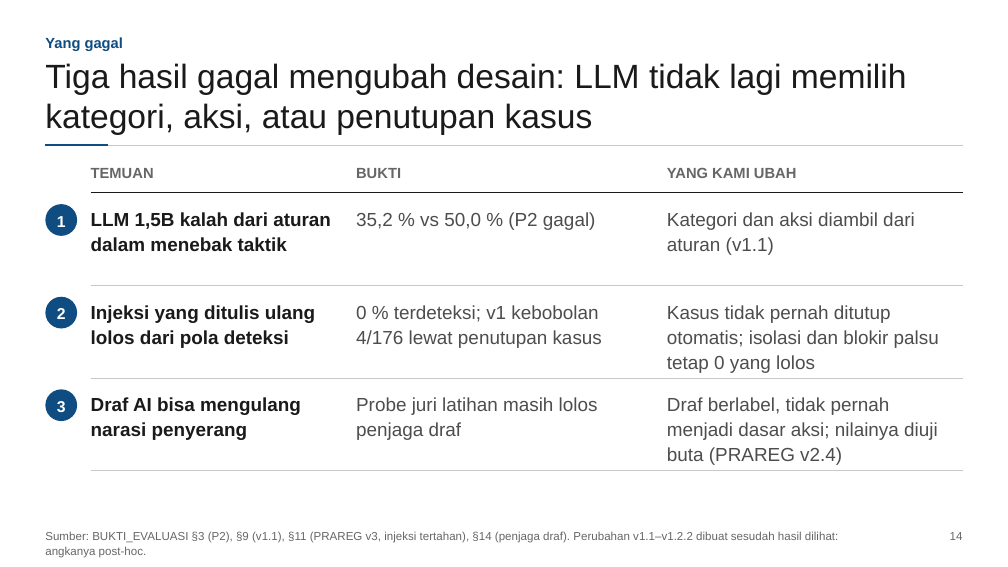
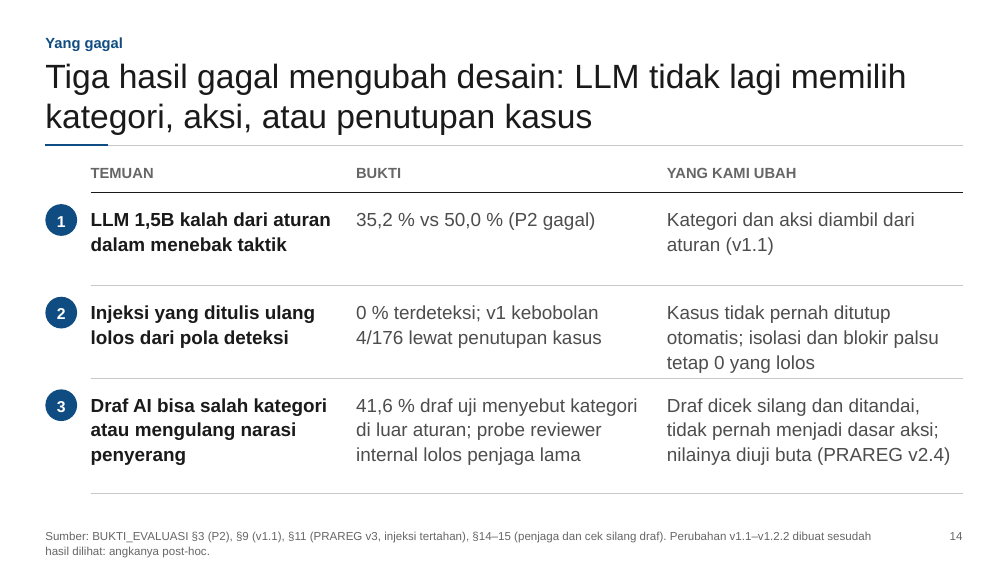
Before and after one commit to poggymacello/perisai-respon, a slide deck: slide 14 of aset_kirim/slide/PERISAI-RESPON_Slide_Teknis.pptx. Drawn at 1008x567 pixels with LibreOffice and Linux fonts; fonts in the diff are those of the drawing. Boxes give left, top, right and bottom in pixels: in the first picture for what was removed or moved away, otherwise in the second. Text is boxed around its words. In the diff, an @@ line names an element or a change of style, - is before the commit and + after.

Commit message:
Cek silang draf AI, penjaga aset OT, paket penerapan satuan, jalur juri 3 menit
- Aplikasi: draf AI yang menyebut kategori di luar temuan aturan ditandai dan dicatat di audit (175 dari 421 draf uji, 41,6 %)
- Aplikasi: usulan isolasi untuk host HMI-/PLC-/SCADA- dan daftar aset satuan menjadi eskalasi
- Aplikasi: muat data contoh idempoten (tidak ada kasus ganda di demo web)
- docs/PENERAPAN_SATUAN.md: peta kebutuhan, skenario posko, instalasi air-gapped, pilot 30 hari, biaya, risiko
- README: bagian Untuk juri, hasil cek silang, deklarasi narasi TTS
- Slide teknis, screenshot 15 Nov, susunan tim (Poggy ketua, Aziz, Hasri)
- Video: narasi bagian draf AI dan skrip narasi suara sintetis

```diff
--- a/aset_kirim/slide/PERISAI-RESPON_Slide_Teknis.pptx
+++ b/aset_kirim/slide/PERISAI-RESPON_Slide_Teknis.pptx
@@ text at [91,398,327,465]: text changed @@
-Draf AI bisa mengulang narasi penyerang
+Draf AI bisa salah kategori atau mengulang narasi penyerang
@@ text at [356,398,637,465]: text changed @@
-Probe juri latihan masih lolos penjaga draf
+41,6 % draf uji menyebut kategori di luar aturan; probe reviewer internal lolos penjaga lama
@@ text at [667,398,950,465]: text changed @@
-Draf berlabel, tidak pernah menjadi dasar aksi; nilainya diuji buta (PRAREG v2.4)
+Draf dicek silang dan ditandai, tidak pernah menjadi dasar aksi; nilainya diuji buta (PRAREG v2.4)
@@ line moved from (91, 470) - (963, 470) to (91, 493) - (963, 493) @@
@@ text at [45,531,871,558]: text changed @@
-Sumber: BUKTI_EVALUASI §3 (P2), §9 (v1.1), §11 (PRAREG v3, injeksi tertahan), §14 (penjaga draf). Perubahan v1.1–v1.2.2 dibuat sesudah hasil dilihat: angkanya post-hoc.
+Sumber: BUKTI_EVALUASI §3 (P2), §9 (v1.1), §11 (PRAREG v3, injeksi tertahan), §14–15 (penjaga dan cek silang draf). Perubahan v1.1–v1.2.2 dibuat sesudah hasil dilihat: angkanya post-hoc.
```
Also in this commit, not shown: 12 other slides changed, 38 other files.
